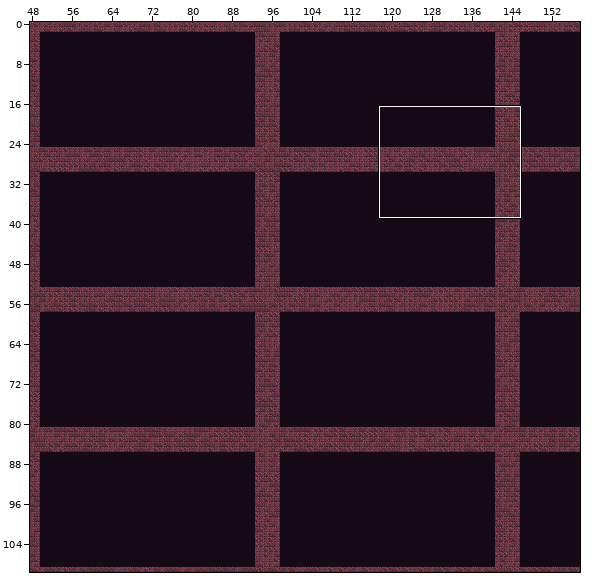
Two states of a Tiled map, android/assets/maps/CavernMap1.tmx. Above: a wide view before the commit, with the close-up outlined.
Close-up. Before the commit:
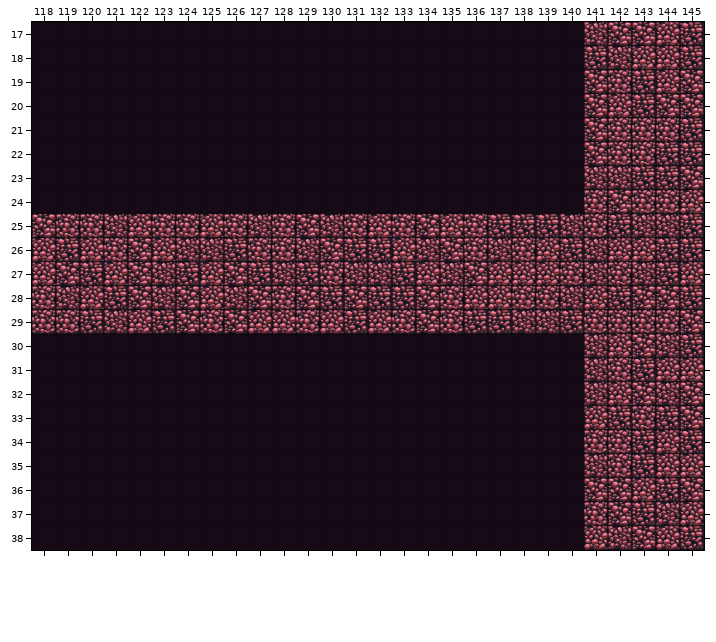
Cells are 64x64 px. Shown: x 118..145, y 17..38. The commit also changed other parts of the map, which this record leaves out.
Once edited:
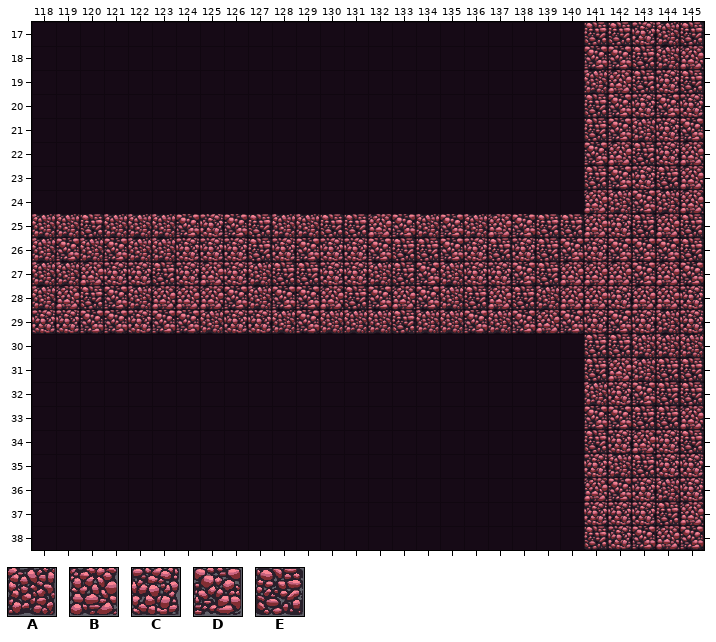
Key: from "tileMapGutter": A 5, B 6, C 7, D 8, E 9.
_ is an empty cell.
Tiles replaced or removed in this view: A, B, C, D, E.
Diff:
Changed rows in their new state; . is an unchanged cell.
Layer "terrain":
first column x 118:
17 .......................EECA.
18 .......................DDEAB
19 .......................AB.CE
20 .......................EDC.C
21 .......................EDA.D
22 ........................BECB
23 .......................EDC.B
24 .......................BADA.
25 AAE.AADCDEAAEE.DADABD.EBCEB.
26 ADADAACCCE.DCCDEE..E.EDCDDD.
27 AABCCEC.CAE..C..D.CCDEBBBDBD
28 ABEDABB.DAD.BEDB.AE.EAB.CBBC
29 ..DDCD.ACCADAAAEAADADBD.D.AC
30 .......................EEA.A
31 .......................EBAEE
32 ........................C.EE
33 .......................DDE.B
34 .......................E.BC.
35 .......................CA.CC
36 .......................B.CAC
37 ........................CCE.
38 .......................EC..D
